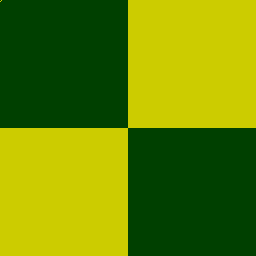
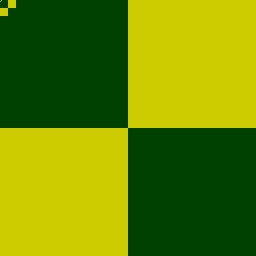
The second 256 × 256 image is a revision of the first. Changes to its layers:
added layer "Icon #2" above "Icon #3" over [left=0, top=0, right=16, bottom=16]
